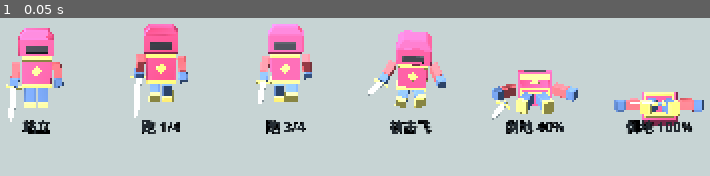
Above: before the commit, frame 1.
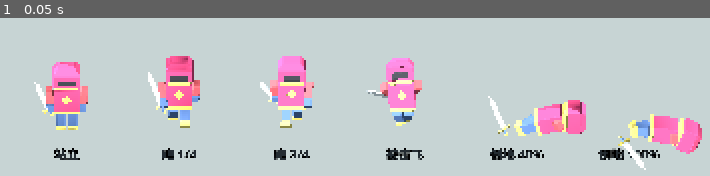
Above: after the commit, the same moment.

Repository: Autinhorse/HumanMustDie
Game: Godot game, scene res://tests/pose.tscn
Same seed, same stepped clock (60 frames per second), same inputs: the game is played once before the commit and once after it. This scene is started directly instead of the project's main scene.
Inputs:
- Up to frame 1 (0.05 s): no input

The runs differ from the first frame. In frame 1, 24% of the frame differs, in the area x 0-100%, y 3-97%.

Commit message:
v0.0.10 剑士：头改小、朝向修正、剑改成握在手里剑尖朝上
- 朝向是真错了：面罩建在了 -Y 面，模型朝 -Y，转成 glTF 后朝 +Z，而 Godot
  的前方是 -Z，正好反 180°，所以人是倒着跑的。把面罩/徽记/脚尖翻到 +Y，
  右手也跟着挪到 +X（朝 +Y 时右手在 +X）。
- 头从 0.38 缩到 0.33，宽度也收窄；省下的高度补给腿和躯干，手臂加长。
- 剑从拎在手里改成剑尖朝上，并绕 Y 往身体外侧倒 17°，否则升起来会被上臂挡住。
- 姿势检查场景的相机跟着挪到模型正面并抬高俯角；倒地的两个姿势转 90° 侧对
  镜头，不然头朝相机只能看到一个盒子。

坑：重新导出 glb 之后必须跑一次编辑器导入，非编辑器模式不会重新导入，
游戏里会一直用旧模型。已写进文档。

Co-Authored-By: Claude Opus 5 (1M context) <noreply@anthropic.com>
Claude-Session: https://claude.ai/code/session_01VCzWxNk1LcyQr5pasXVQW6

Diff:
--- a/project.godot
+++ b/project.godot
@@ -11,7 +11,7 @@
 [application]
 
 config/name="HumanMustDie - Prototype A"
-config/version="0.0.9"
+config/version="0.0.10"
 config/description="机关塔防灰盒原型：固定走廊 + 5 种机关 + 小/中/重三类物理敌人"
 run/main_scene="res://scenes/main.tscn"
 config/features=PackedStringArray("4.7", "Forward Plus")
--- a/tests/pose.gd
+++ b/tests/pose.gd
@@ -7,8 +7,9 @@
 	{"label": "跑 1/4", "mode": "run", "phase": PI * 0.5, "power": 1.0},
 	{"label": "跑 3/4", "mode": "run", "phase": PI * 1.5, "power": 1.0},
 	{"label": "被击飞", "mode": "tumble", "phase": 0.6, "power": 1.0},
-	{"label": "倒地 40%", "mode": "death", "phase": 0.4, "power": 1.0},
-	{"label": "倒地 100%", "mode": "death", "phase": 1.0, "power": 1.0},
+	# 倒地的转 90 度侧对镜头，不然头朝相机只能看到一个盒子
+	{"label": "倒地 40%", "mode": "death", "phase": 0.4, "power": 1.0, "yaw": 90.0},
+	{"label": "倒地 100%", "mode": "death", "phase": 1.0, "power": 1.0, "yaw": 90.0},
 ]
 
 func _ready() -> void:
@@ -23,7 +24,7 @@
 	add_child(env)
 
 	var sun := DirectionalLight3D.new()
-	sun.rotation_degrees = Vector3(-45, -40, 0)
+	sun.rotation_degrees = Vector3(-50, 150, 0)
 	sun.light_energy = 1.6
 	sun.shadow_enabled = true
 	add_child(sun)
@@ -37,7 +38,8 @@
 			push_error("模型载入失败")
 			get_tree().quit(1)
 			return
-		a.position = Vector3((i - (POSES.size() - 1) / 2.0) * spacing, 0, 0)
+		a.position = Vector3(-(i - (POSES.size() - 1) / 2.0) * spacing, 0, 0)
+		a.rotation_degrees.y = float(p.get("yaw", 0.0))
 		match String(p["mode"]):
 			"run":
 				a.set_run(float(p["phase"]), float(p["power"]))
@@ -48,18 +50,21 @@
 				a.step_sword(float(p["phase"]) * 0.5, 24.0)
 		var lab := Label3D.new()
 		lab.text = String(p["label"])
+		lab.rotation_degrees.y = 180.0
 		lab.font_size = 96
 		lab.pixel_size = 0.0018
-		lab.position = a.position + Vector3(0, -0.18, 0.4)
+		lab.position = a.position + Vector3(0, -0.18, -0.4)
 		lab.modulate = Color(0.15, 0.18, 0.2)
 		add_child(lab)
 
 	var cam := Camera3D.new()
 	cam.projection = Camera3D.PROJECTION_ORTHOGONAL
 	# size 是可视高度；6 个姿势横排约 9.5 宽，按 16:9 反推需要的高度
-	cam.size = 5.6
-	cam.position = Vector3(0, 0.62, 6.0)
-	cam.rotation_degrees = Vector3(-8, 0, 0)
+	cam.size = 6.2
+	# 模型朝 -Z（Godot 的前方），相机放到 -Z 一侧回头看才拍到正面；
+	# 俯角要够大，不然躺着的尸体是侧向的看不出姿势
+	cam.position = Vector3(0, 2.6, -4.6)
+	cam.rotation_degrees = Vector3(-29, 180, 0)
 	add_child(cam)
 	cam.current = true
 
Binary file added: 0af4ee5c-28d4-4fa3-af86-0bad8023b19d.png
Not shown, added: 0af4ee5c-28d4-4fa3-af86-0bad8023b19d.png.import
Binary file changed: assets/models/swordman.glb
Not shown, added: tests/pose.gd.uid
Not shown, changed: docs/原型A_运行与实现说明.md
Not shown, changed: tools/blender/build_swordman.py
